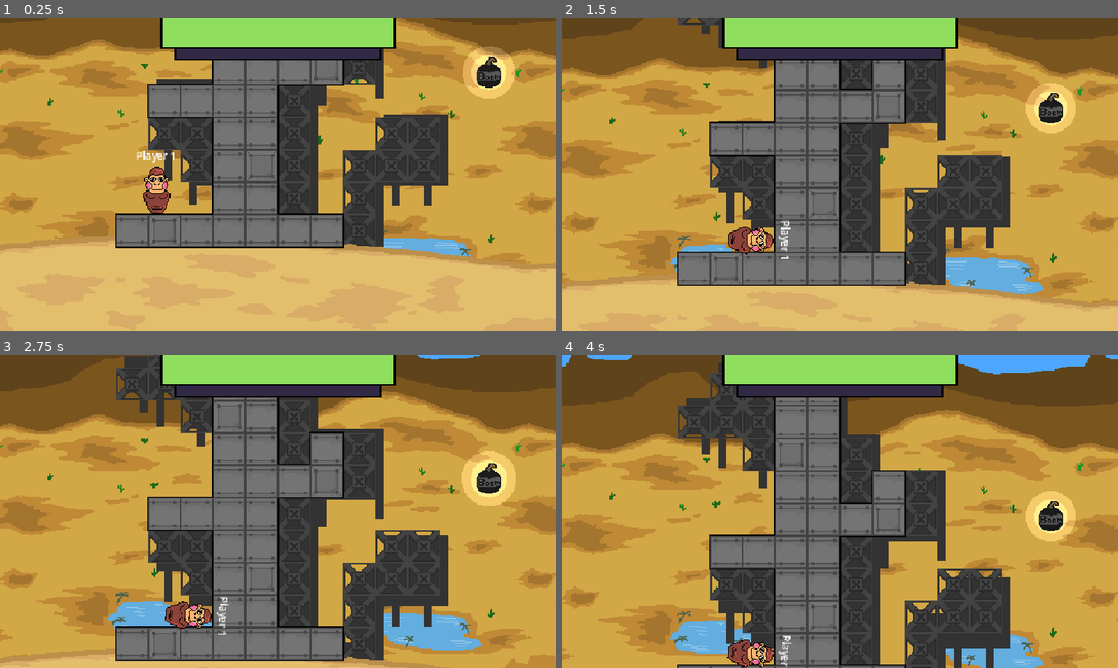
Above: before the commit, frames 1-4 (two rows, left to right).
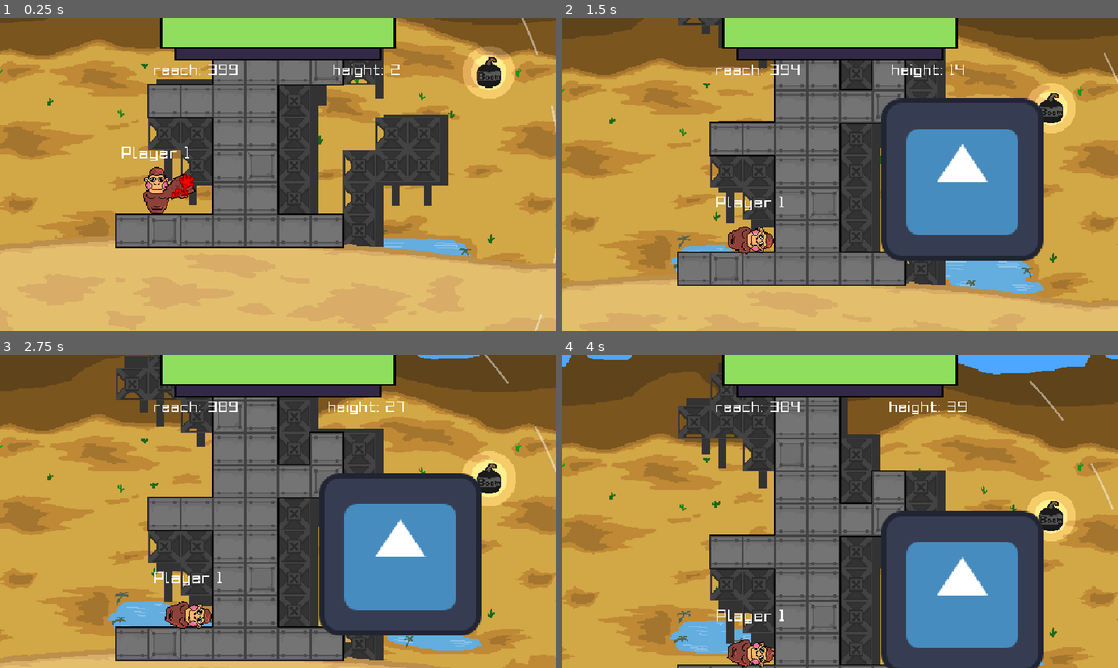
Above: after the commit, the same moments.

Repository: ppaluchowski64/Hackathon-2026
Game: Godot game, scene res://scenes/root/game.tscn
Two runs of this game, one before a commit and one after it. Both use one fixed random seed, a clock stepped at 60 frames per second and the inputs below. The engine's default icon, where the game draws it, is replaced by a stand-in: a white triangle on a blue panel in a dark square.
Inputs (mouse positions are in pixels of both pictures, inside the frame that each line leads up to):
- Up to frame 1 (0.25 s): no input
- Up to frame 2 (1.5 s): move the mouse to (962, 158) at 0.52 s; click (962, 158) at 0.6 s; right-click (962, 158) at 0.8 s; move the mouse to (728, 190) at 1.27 s; right-click (728, 190) at 1.35 s
- Up to frame 3 (2.75 s): click (166, 527) at 1.55 s; move the mouse to (333, 442) at 2.02 s; click (333, 442) at 2.1 s; right-click (333, 442) at 2.3 s
- Up to frame 4 (4 s): move the mouse to (812, 574) at 2.77 s; right-click (812, 574) at 2.85 s; click (812, 574) at 3.05 s; move the mouse to (1006, 558) at 3.52 s; click (1006, 558) at 3.6 s; right-click (1006, 558) at 3.8 s

The runs differ from the first frame. In frame 1, 0.8% of the frame differs, in the area x 21-100%, y 0-100%; in frame 2, 15%; in frame 3, 15%, in the area x 27-100%, y 0-90%; in frame 4, 15%.

Commit message:
very nice and pleasing update

Diff:
--- a/project.godot
+++ b/project.godot
@@ -27,6 +27,12 @@
 window/size/sharp_corners=true
 window/stretch/mode="canvas_items"
 
+[gui]
+
+theme/default_font_antialiasing=0
+theme/default_font_hinting=0
+theme/custom_font="uid://dwemx85xbau0h"
+
 [input]
 
 grapple={
--- a/scenes/player.tscn
+++ b/scenes/player.tscn
@@ -5,6 +5,8 @@
 [ext_resource type="Script" uid="uid://dml8jct682rd0" path="res://scripts/arm_draw.gd" id="3_qhqgy"]
 [ext_resource type="Texture2D" uid="uid://bx07rjmtsrkjq" path="res://graphics/collactables.png" id="4_dqkch"]
 [ext_resource type="Script" uid="uid://dap63lcv0v5b7" path="res://scripts/arm_collectable_draw.gd" id="4_qlg0r"]
+[ext_resource type="Script" uid="uid://v7on7vpfrmgc" path="res://scripts/reach_draw.gd" id="6_fjrip"]
+[ext_resource type="Script" uid="uid://dfhw374r63nie" path="res://scripts/lock_rotation.gd" id="6_tuyoq"]
 
 [sub_resource type="PhysicsMaterial" id="PhysicsMaterial_qhqgy"]
 friction = 0.5
@@ -76,16 +78,22 @@
 texture = ExtResource("4_dqkch")
 hframes = 4
 
-[node name="PlayerName" type="Label" parent="." unique_id=606389192]
+[node name="ReachDraw" type="Node2D" parent="." unique_id=659071675]
+script = ExtResource("6_fjrip")
+
+[node name="LabelRoot" type="Node2D" parent="." unique_id=2072574603]
+script = ExtResource("6_tuyoq")
+
+[node name="PlayerName" type="Label" parent="LabelRoot" unique_id=606389192]
 custom_maximum_size = Vector2(-1, 16)
 anchors_preset = 8
 anchor_left = 0.5
 anchor_top = 0.5
 anchor_right = 0.5
 anchor_bottom = 0.5
-offset_left = -20.0
+offset_left = -34.5
 offset_top = -42.0
-offset_right = 20.0
+offset_right = 34.5
 offset_bottom = -26.0
 grow_horizontal = 2
 grow_vertical = 2
@@ -96,3 +104,10 @@
 
 [node name="MultiplayerSynchronizer" type="MultiplayerSynchronizer" parent="." unique_id=1771761646]
 replication_config = SubResource("SceneReplicationConfig_qhqgy")
+
+[node name="DangerTimer" type="Timer" parent="." unique_id=1747509474]
+wait_time = 4.0
+
+[node name="ExhaustionTimer" type="Timer" parent="." unique_id=1786374175]
+
+[connection signal="timeout" from="DangerTimer" to="." method="_on_danger_timer_timeout"]
--- a/scenes/root/game.tscn
+++ b/scenes/root/game.tscn
@@ -13,6 +13,8 @@
 [ext_resource type="Script" uid="uid://cnxn11tqbnky" path="res://scripts/stamina_bar.gd" id="6_bq78c"]
 [ext_resource type="Texture2D" uid="uid://qhwekn3uhgyn" path="res://graphics/ground.png" id="9_86ske"]
 [ext_resource type="Script" uid="uid://c45hcyr5c7uhf" path="res://scripts/collectable_spawner.gd" id="11_l77qo"]
+[ext_resource type="Script" uid="uid://c2jl78hi3yv4r" path="res://scripts/ui.gd" id="13_836xp"]
+[ext_resource type="AudioStream" uid="uid://cis48pf4ooto" path="res://audio/soundtrack/game.wav" id="14_l77qo"]
 
 [sub_resource type="Curve" id="Curve_xw82j"]
 _data = [Vector2(0, 0), 0.0, 0.0, 0, 0, Vector2(0.1, 1), 0.0, 0.0, 0, 0, Vector2(1, 0), -2.77528, 0.0, 0, 0]
@@ -164,7 +166,7 @@
 [node name="Player" parent="." unique_id=515138175 instance=ExtResource("1_rf1xt")]
 position = Vector2(-120, 0)
 
-[node name="Camera2D" type="Camera2D" parent="." unique_id=906975302]
+[node name="Camera2D" type="Camera2D" parent="." unique_id=906975302 groups=["camera"]]
 zoom = Vector2(1.75, 1.75)
 process_callback = 0
 
@@ -175,8 +177,53 @@
 [node name="CollisionShape2D" type="CollisionShape2D" parent="Ground" unique_id=509856899]
 shape = SubResource("WorldBoundaryShape2D_g4v7s")
 
-[node name="UI" type="CanvasLayer" parent="." unique_id=928463574]
+[node name="UI" type="CanvasLayer" parent="." unique_id=928463574 node_paths=PackedStringArray("player")]
+script = ExtResource("13_836xp")
+player = NodePath("../Player")
 
 [node name="StaminaBar" type="Node2D" parent="UI" unique_id=529904689 node_paths=PackedStringArray("player")]
 script = ExtResource("6_bq78c")
 player = NodePath("../../Player")
+
+[node name="ReachLabel" type="Label" parent="UI" unique_id=1593284010]
+offset_left = 190.0
+offset_top = 86.0
+offset_right = 490.0
+offset_bottom = 102.0
+text = "reach: 400"
+horizontal_alignment = 1
+vertical_alignment = 1
+
+[node name="HeightLabel" type="Label" parent="UI" unique_id=1371456423]
+offset_left = 484.0
+offset_top = 86.0
+offset_right = 784.0
+offset_bottom = 102.0
+text = "height: 400"
+horizontal_alignment = 1
+vertical_alignment = 1
+
+[node name="ColorRect" type="ColorRect" parent="UI" unique_id=1063462036]
+offset_left = 169.0
+offset_top = 459.0
+offset_right = 786.0
+offset_bottom = 509.0
+
+[node name="NotionLabel" type="Label" parent="UI/ColorRect" unique_id=376202643]
+custom_maximum_size = Vector2(-1, 40)
+layout_mode = 1
+anchors_preset = 15
+anchor_right = 1.0
+anchor_bottom = 1.0
+grow_horizontal = 2
+grow_vertical = 2
+theme_override_colors/font_color = Color(0.45, 0, 0, 1)
+theme_override_font_sizes/font_size = 24
+text = "out of reach! get back in 3"
+horizontal_alignment = 1
+vertical_alignment = 2
+metadata/_edit_lock_ = true
+
+[node name="AudioStreamPlayer" type="AudioStreamPlayer" parent="." unique_id=248460320]
+stream = ExtResource("14_l77qo")
+autoplay = true
--- a/scenes/rope.tscn
+++ b/scenes/rope.tscn
@@ -1,19 +1,77 @@
 [gd_scene format=3 uid="uid://cq2aqbvisv2x0"]
 
-[ext_resource type="Texture2D" uid="uid://ccd4lifm5x6r2" path="res://icon.svg" id="1_icxtj"]
+[ext_resource type="Texture2D" uid="uid://d7u3ri8hejke" path="res://graphics/rope.png" id="2_ghbyf"]
 
-[sub_resource type="CapsuleShape2D" id="CapsuleShape2D_g4v7s"]
-height = 110.0
+[sub_resource type="RectangleShape2D" id="RectangleShape2D_ghbyf"]
+size = Vector2(14, 32)
 
 [node name="Rope" type="StaticBody2D" unique_id=1543077156]
 z_index = -1
 collision_layer = 4
 collision_mask = 4
 
-[node name="Sprite2D" type="Sprite2D" parent="." unique_id=1560237664]
-position = Vector2(9.536743e-07, -9.536743e-07)
-scale = Vector2(0.1484375, 0.796875)
-texture = ExtResource("1_icxtj")
+[node name="Segment1" type="StaticBody2D" parent="." unique_id=2049271011]
+position = Vector2(0, -48)
+collision_layer = 4
+collision_mask = 0
 
-[node name="CollisionShape2D" type="CollisionShape2D" parent="." unique_id=2122271770]
-shape = SubResource("CapsuleShape2D_g4v7s")
+[node name="Sprite2D" type="Sprite2D" parent="Segment1" unique_id=1823279451]
+texture = ExtResource("2_ghbyf")
+vframes = 2
+
+[node name="CollisionShape2D" type="CollisionShape2D" parent="Segment1" unique_id=10076673]
+shape = SubResource("RectangleShape2D_ghbyf")
+
+[node name="Segment2" type="RigidBody2D" parent="." unique_id=1887662648]
+position = Vector2(0, -16)
+collision_layer = 4
+collision_mask = 0
+
+[node name="Sprite2D" type="Sprite2D" parent="Segment2" unique_id=351357548]
+texture = ExtResource("2_ghbyf")
+vframes = 2
+frame = 1
+
+[node name="CollisionShape2D" type="CollisionShape2D" parent="Segment2" unique_id=2122271770]
+shape = SubResource("RectangleShape2D_ghbyf")
+
+[node name="Segment3" type="RigidBody2D" parent="." unique_id=176609985]
+position = Vector2(0, 16)
+collision_layer = 4
+collision_mask = 0
+
+[node name="Sprite2D" type="Sprite2D" parent="Segment3" unique_id=1311865403]
+texture = ExtResource("2_ghbyf")
+vframes = 2
+frame = 1
+
+[node name="CollisionShape2D" type="CollisionShape2D" parent="Segment3" unique_id=774784705]
+shape = SubResource("RectangleShape2D_ghbyf")
+
+[node name="Segment4" type="RigidBody2D" parent="." unique_id=2040827654]
+position = Vector2(0, 48)
+collision_layer = 4
+collision_mask = 0
+constant_force = Vector2(-100, 0)
+
+[node name="Sprite2D" type="Sprite2D" parent="Segment4" unique_id=2124159586]
+texture = ExtResource("2_ghbyf")
+vframes = 2
+frame = 1
+
+[node name="CollisionShape2D" type="CollisionShape2D" parent="Segment4" unique_id=76178266]
+shape = SubResource("RectangleShape2D_ghbyf")
+
+[node name="Joint1" type="PinJoint2D" parent="." unique_id=1782993941]
+position = Vector2(0, -32)
+node_a = NodePath("../Segment1")
+node_b = NodePath("../Segment2")
+
+[node name="Joint2" type="PinJoint2D" parent="." unique_id=1542045448]
+node_a = NodePath("../Segment2")
+node_b = NodePath("../Segment3")
+
+[node name="Joint3" type="PinJoint2D" parent="." unique_id=509796780]
+position = Vector2(0, 32)
+node_a = NodePath("../Segment3")
+node_b = NodePath("../Segment4")
--- a/scripts/arm_collectable_draw.gd
+++ b/scripts/arm_collectable_draw.gd
@@ -1,13 +1,20 @@
 extends Node2D
 
 @onready var player: Player = get_parent()
+
+var texture: Texture2D = preload("res://graphics/hand.png")
 
 func _draw() -> void:
 	if player.collectable == -1:
 		return
 
-	draw_line(Vector2(-8, 5).rotated(player.global_rotation), player.collectable_sprite.global_position - player.position, Color("#000000"), 10)
-	draw_line(Vector2(-8, 5).rotated(player.global_rotation), player.collectable_sprite.global_position - player.position, Color("#8a423a"), 8)
+	draw_line(Vector2(8, 5).rotated(player.global_rotation), player.collectable_sprite.global_position - player.position, Color("#000000"), 10)
+	draw_line(Vector2(8, 5).rotated(player.global_rotation), player.collectable_sprite.global_position - player.position, Color("#8a423a"), 8)
+
+	var rot: float = (Vector2(8, 5).rotated(player.global_rotation) - (player.collectable_sprite.global_position - player.position)).angle() - PI / 2
+	draw_set_transform(player.collectable_sprite.global_position - player.position, rot)
+	draw_texture(texture, -texture.get_size() / 2)
+	draw_set_transform(Vector2.ZERO)
 
 func _physics_process(_delta: float) -> void:
 	global_rotation = 0
--- a/scripts/arm_draw.gd
+++ b/scripts/arm_draw.gd
@@ -1,6 +1,8 @@
 extends Node2D
 
 @onready var player: Player = get_parent()
+
+var texture: Texture2D = preload("res://graphics/hand.png")
 
 func _draw() -> void:
 	if not player.is_grappling:
@@ -9,6 +11,11 @@
 	draw_line(Vector2(-8, 5).rotated(player.global_rotation), player.grapple_pos - player.position, Color("#000000"), 10)
 	draw_line(Vector2(-8, 5).rotated(player.global_rotation), player.grapple_pos - player.position, Color("#8a423a"), 8)
 
+	var rot: float = (Vector2(-8, 5).rotated(player.global_rotation) - (player.grapple_pos - player.position)).angle() - PI / 2
+	draw_set_transform(player.grapple_pos - player.position, rot)
+	draw_texture(texture, -texture.get_size() / 2)
+	draw_set_transform(Vector2.ZERO)
+
 func _physics_process(_delta: float) -> void:
 	global_rotation = 0
 	queue_redraw()
--- /dev/null
+++ b/scripts/lock_rotation.gd
@@ -0,0 +1,4 @@
+extends Node2D
+
+func _physics_process(_delta: float) -> void:
+	global_rotation = 0
--- a/scripts/player.gd
+++ b/scripts/player.gd
@@ -11,8 +11,8 @@
 @export var player_nickname: String:
 	set(value):
 		player_nickname = value
-		if has_node("PlayerName"):
-			$PlayerName.text = value
+		if has_node("LabelRoot/PlayerName"):
+			$LabelRoot/PlayerName.text = value
 
 @onready var sprite: Sprite2D = $Sprite2D
 
@@ -21,19 +21,50 @@
 var damping: float = 10
 var collectable_vel := Vector2.ZERO
 
-var collectable := Collectable.Type.NULL
+var collectable := Collectable.Type.SLAP
 
 var is_stunned: bool = false
+var is_exhausted: bool = false
+
+var reach: float = 400
+@onready var reach_draw: ReachDraw = $ReachDraw
+
+var height: float = 0
+@onready var camera: Camera2D = get_tree().get_first_node_in_group("camera")
+
+@onready var danger_timer: Timer = $DangerTimer
+@onready var exhaustion_timer: Timer = $ExhaustionTimer
 
 func stun() -> void:
 	is_stunned = true
+	is_grappling = false
 	sprite.frame = 2
 	await get_tree().create_timer(1).timeout
 	is_stunned = false
 	sprite.frame = 0
 
+func exhaust() -> void:
+	is_exhausted = true
+	is_grappling = false
+	sprite.frame = 1
+	await get_tree().create_timer(2).timeout
+	is_exhausted = false
+	sprite.frame = 0
+
 func _physics_process(delta: float) -> void:
 	grapple.global_rotation = 0
+
+	reach = max(reach - 4 * delta, 200)
+	reach_draw.radius = reach
+	reach_draw.queue_redraw()
+
+	height += delta * 10
+
+	if global_position.distance_squared_to(camera.offset) > 250 ** 2 and global_position.y > camera.offset.y - 250:
+		if danger_timer.is_stopped():
+			danger_timer.start()
+	else:
+		danger_timer.stop()
 
 	if is_grappling:
 		grapple.global_position = grapple_pos
@@ -45,7 +76,7 @@
 		stamina = clampf(stamina + delta * 4.5, 0, 100)
 		exhaustion = clampf(exhaustion - delta * 48, 0, 100)
 
-	if grapple.get_overlapping_bodies() and Input.is_action_just_pressed("grapple") and not is_stunned:
+	if grapple.get_overlapping_bodies() and Input.is_action_just_pressed("grapple") and not is_stunned and not is_exhausted and get_local_mouse_position().length_squared() <= reach ** 2:
 		is_grappling = true
 		grapple_pos = get_global_mouse_position()
 
@@ -63,7 +94,7 @@
 		elif collectable == Collectable.Type.BOMB:
 			var bomb: RigidBody2D = preload("res://scenes/bomb.tscn").instantiate()
 			bomb.global_position = global_position
-			bomb.linear_velocity = get_local_mouse_position().normalized() * 500
+			bomb.linear_velocity = get_local_mouse_position().normalized() * 200
 			get_tree().root.add_child(bomb)
 
 			collectable = Collectable.Type.NULL
@@ -74,6 +105,9 @@
 			get_tree().root.add_child(slap)
 
 			collectable = Collectable.Type.NULL
+
+	if stamina == 0:
+		exhaust()
 
 	var displacement = global_position - collectable_sprite.global_position
 
@@ -90,3 +124,6 @@
 	else:
 		collectable_sprite.frame = collectable
 		collectable_sprite.visible = true
+
+func _on_danger_timer_timeout() -> void:
+	queue_free()
--- /dev/null
+++ b/scripts/reach_draw.gd
@@ -0,0 +1,23 @@
+extends Node2D
+class_name ReachDraw
+
+var radius: float = 200
+var dash_count: int = 24
+var dash_ratio: float = 0.5
+var color := Color("#FFFFFF74")
+var width: float = 2
+
+var anim: float = 0
+
+func _draw() -> void:
+	var step: float = TAU / float(dash_count)
+	var arc_len: float = step * dash_ratio
+
+	for i in range(dash_count):
+		var start_angle := i * step
+		var end_angle := start_angle + arc_len
+		draw_arc(Vector2.ZERO, radius, start_angle, end_angle, 8, color, width)
+
+func _physics_process(delta: float) -> void:
+	anim += delta
+	global_rotation = anim * 0.2
--- a/scripts/stamina_bar.gd
+++ b/scripts/stamina_bar.gd
@@ -14,4 +14,7 @@
 	draw_rect(Rect2((960 - size.x) / 2, 0, size.x * player.stamina / 100, size.y), Color("#8fde5d"))
 
 func _physics_process(_delta: float) -> void:
+	if not player:
+		return
+
 	queue_redraw()
--- /dev/null
+++ b/scripts/ui.gd
@@ -0,0 +1,18 @@
+extends CanvasLayer
+
+@export var player: Player
+
+@onready var reach_label: Label = $ReachLabel
+@onready var height_label: Label = $HeightLabel
+@onready var color_rect: ColorRect = $ColorRect
+@onready var notion_label: Label = $ColorRect/NotionLabel
+
+func _physics_process(_delta: float) -> void:
+	if not player:
+		return
+
+	reach_label.text = "reach: %d" % player.reach
+	height_label.text = "height: %d" % player.height
+
+	color_rect.visible = player.danger_timer.time_left > 0
+	notion_label.text = "out of reach! get back in %.2f" % player.danger_timer.time_left
Not shown, added: audio/soundtrack/game.wav.import
Not shown, added: fonts/grixelacme9regularxtnd_8.fnt
Not shown, added: fonts/grixelacme9regularxtnd_8.fnt.import
Binary file added: fonts/grixelacme9regularxtnd_8.png
Not shown, added: fonts/grixelacme9regularxtnd_8.png.import
Binary file added: graphics/hand.png
Not shown, added: graphics/hand.png.import
Binary file added: graphics/rope.png
Not shown, added: graphics/rope.png.import
Not shown, added: scripts/lock_rotation.gd.uid
Not shown, added: scripts/reach_draw.gd.uid
Not shown, added: scripts/ui.gd.uid
(and 1 more such lines)
